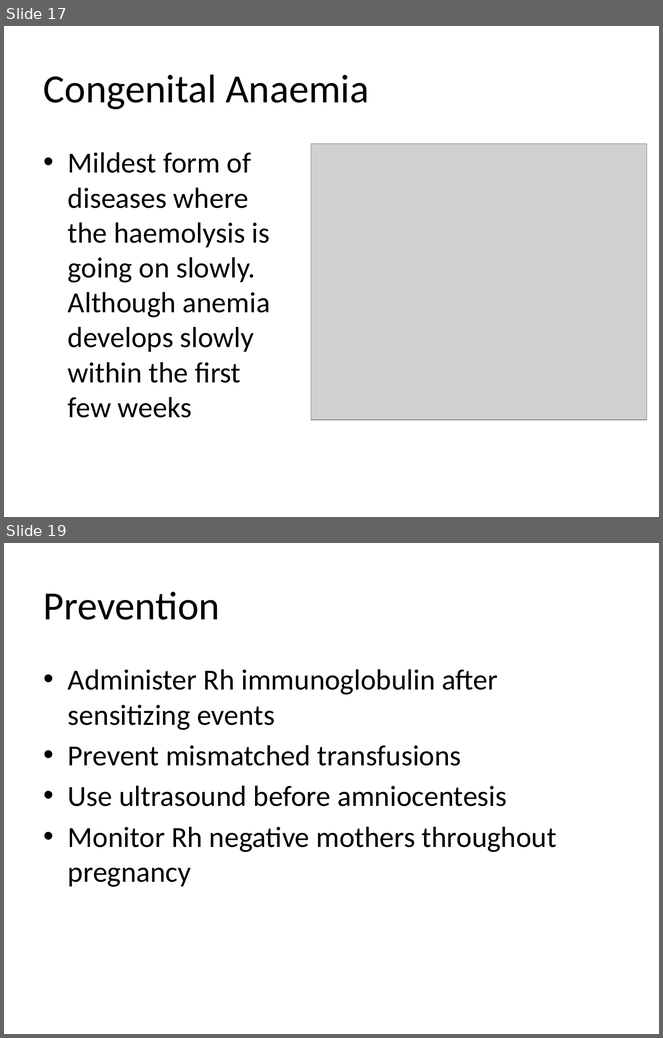
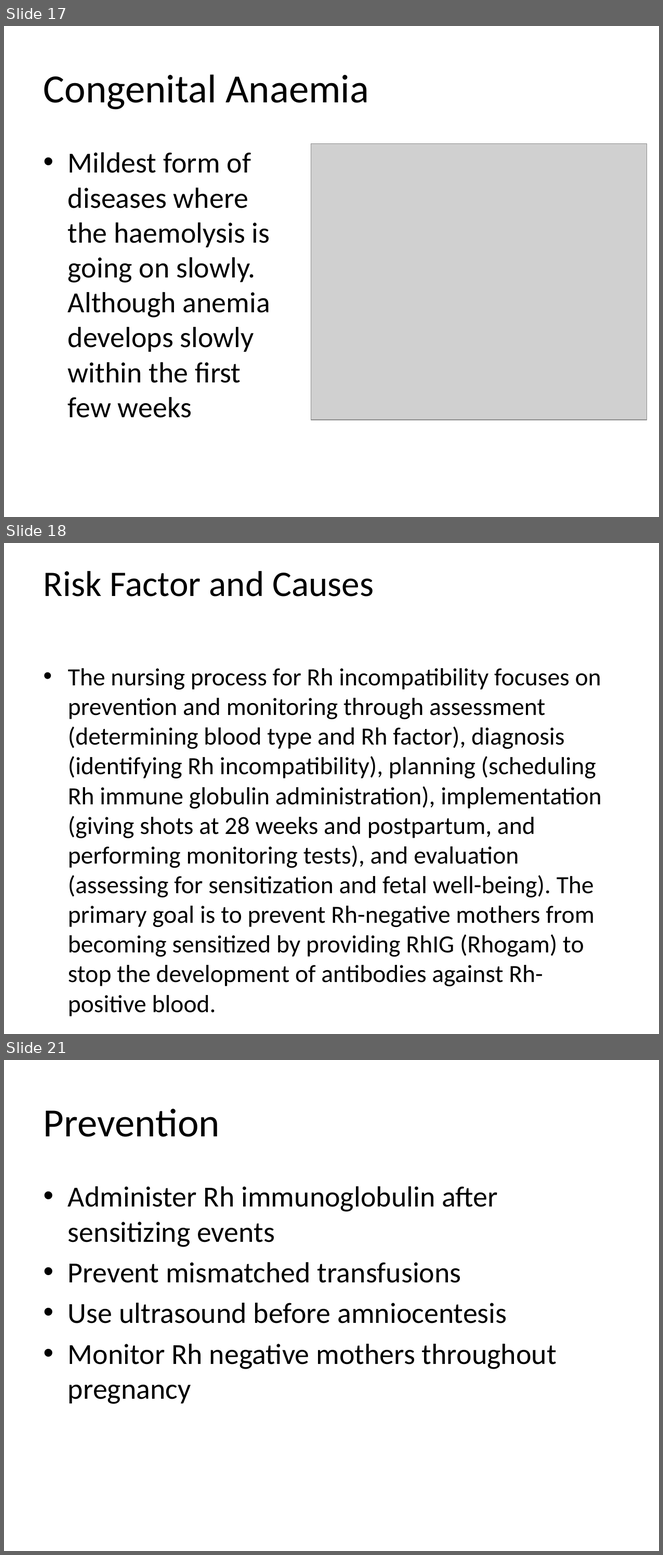
Before and after one commit to wahlanglarisa/springboot_practice, a slide deck: Rh Incompatibility.pptx. Shown one above the other, each under a label of ours: slides 17 and 19 before the commit, slides 17, 18 and 21 after it; the slides between them are not shown. The pictures are 663x1038 and 663x1555 pixels, drawn with LibreOffice and Linux fonts; fonts in the diff are those of the drawing; grey boxes stand for pictures. Boxes give left, top, right and bottom in pixels: in the first picture for what was removed or moved away, otherwise in the second. Text is boxed around its words. In the diff, an @@ line names an element or a change of style, - is before the commit and + after.

```diff
--- a/Rh Incompatibility.pptx
+++ b/Rh Incompatibility.pptx
@@ slide 18 added at box(4, 543, 659, 1034), background #FFFFFF @@
@@ title added at box(44, 571, 374, 597), 39.6 pt, text #000000 @@
+Risk Factor and Causes
@@ text added at box(68, 668, 601, 987), 27.2 pt, text #000000 @@
+• The nursing process for Rh incompatibility focuses on prevention and monitoring through assessment (determining blood type and Rh factor), diagnosis (identifying Rh incompatibility), planning (scheduling Rh immune globulin administration), implementation (giving shots at 28 weeks and postpartum, and performing monitoring tests), and evaluation (assessing for sensitization and fetal well-being). The primary goal is to prevent Rh-negative mothers from becoming sensitized by providing RhIG (Rhogam) to stop the development of antibodies against Rh-positive blood.
@@ what was slide 19 is now slide 21 @@
```
Also in this commit, not shown: 5 slides changed, 2 other slides added, 9 other files.
